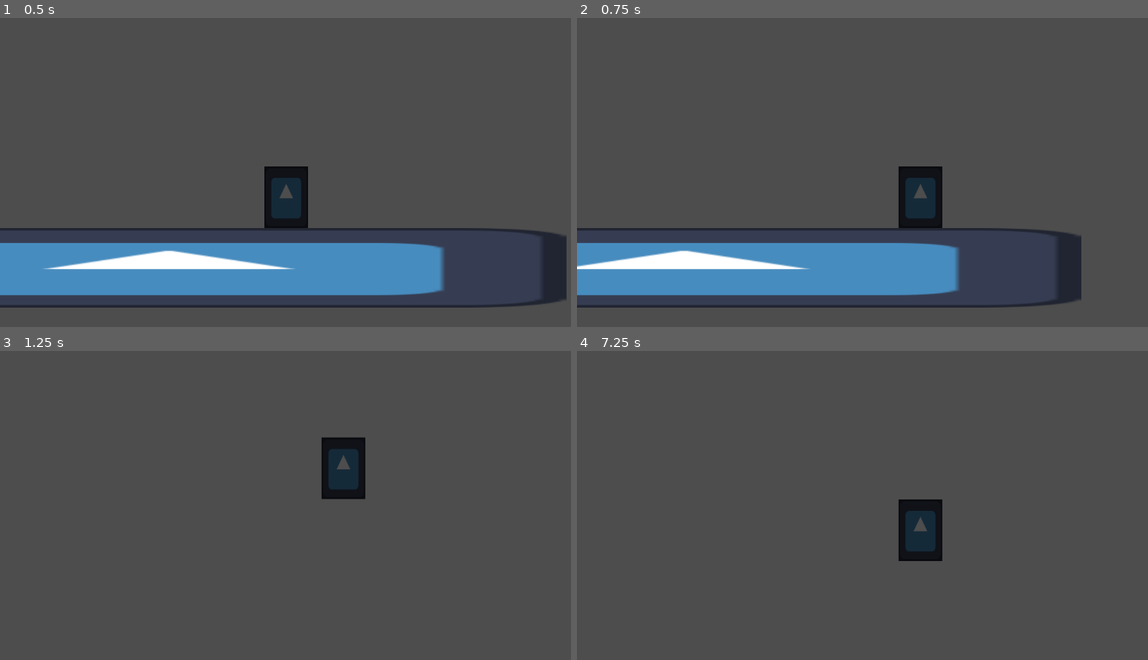
Above: before the commit, frames 1-4 (two rows, left to right).
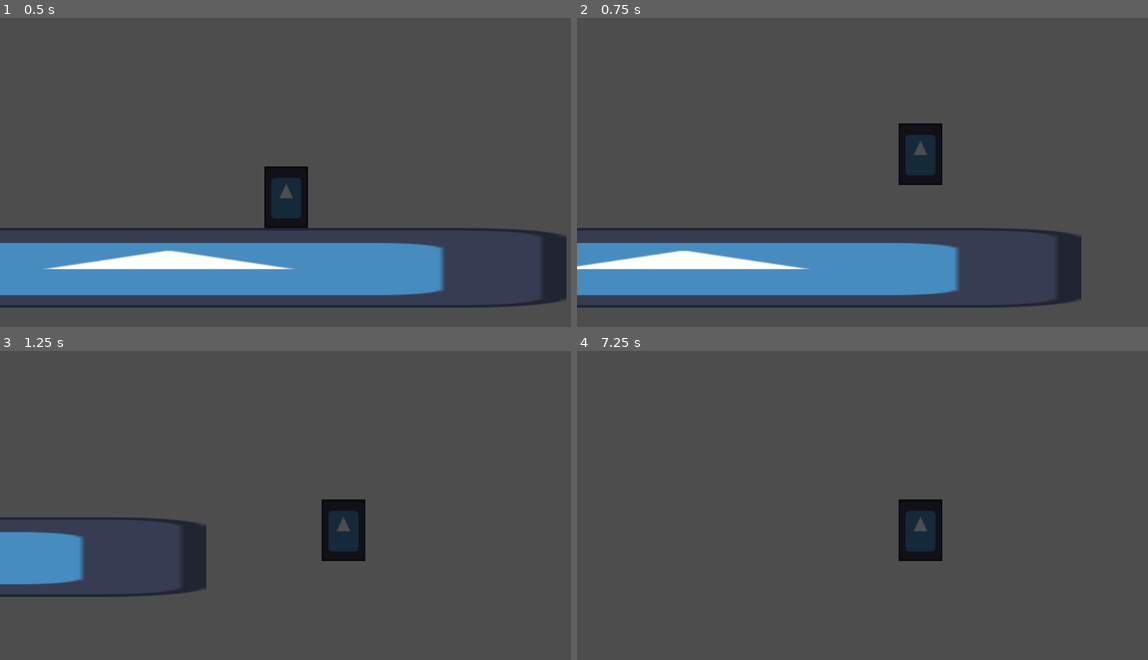
Above: after the commit, the same moments.

Repository: samithShetty/GMTK23
Game: Godot game, scene res://main.tscn
Two runs of this game, one before a commit and one after it. Both use one fixed random seed, a clock stepped at 60 frames per second and the inputs below. The engine's default icon, where the game draws it, is replaced by a stand-in: a white triangle on a blue panel in a dark square.
Inputs (mouse positions are in pixels of both pictures, inside the frame that each line leads up to):
- Up to frame 1 (0.5 s): no input
- Up to frame 2 (0.75 s): tap Enter at 0.5 s; move the mouse to (833, 231) at 0.52 s; press the mouse at (833, 231) at 0.53 s; hold D (move_right) from 0.53 s (still down)
- Up to frame 3 (1.25 s): keep holding D (move_right); tap Space (jump) at 0.77 s; tap Shift (changeMode, bound only after the commit) at 0.8 s
- Up to frame 4 (7.25 s): move the mouse to (1033, 548) at 1.27 s; release the mouse at (1033, 548) at 1.28 s; tap Shift (changeMode, bound only after the commit) at 1.35, 3.05, 5.3, 5.85 s; tap Space (jump) at 1.52, 2, 3.02, 3.5, 3.77, 4.52, 5, 6.02, 6.77 s; right-click (1033, 548) at 1.55 s; move the mouse to (691, 449) at 2.02 s; release D (move_right) at 2.03 s; hold Right mouse button (detonate, bound only after the commit) 2.03-2.78 s; hold A (move_left) 2.03-4.28 s; click (691, 449) at 2.3 s; tap Enter at 2.75, 4.25 s; move the mouse to (891, 499) at 2.77 s; click (891, 499) at 2.85 s; move the mouse to (776, 418) at 3.52 s; hold Shift (changeMode, bound only after the commit) 3.53-4.28 s; right-click (776, 418) at 3.8 s; move the mouse to (988, 483) at 4.27 s; hold D (move_right) from 4.28 s (still down); right-click (988, 483) at 4.35 s; click (988, 483) at 4.55 s; move the mouse to (748, 514) at 5.02 s; press the mouse at (748, 514) at 5.03 s; move the mouse to (919, 428) at 5.77 s; release the mouse at (919, 428) at 5.78 s; right-click (919, 428) at 6.05 s; move the mouse to (833, 564) at 6.52 s; hold Right mouse button (detonate, bound only after the commit) from 6.53 s (still down); click (833, 564) at 6.8 s

Frame 1 is identical in both runs. In frame 2, 2.3% of the frame differs, in the area x 56-64%, y 34-68%; in frame 3, 7.1%, in the area x 0-64%, y 27-80%; in frame 4, less than 0.1%.

Commit message:
Added Demolition / Bomb Projectiles)

Diff:
--- a/Blocks/baseBlock.tscn
+++ b/Blocks/baseBlock.tscn
@@ -7,3 +7,4 @@
 collision_layer = 2
 collision_mask = 7
 physics_material_override = SubResource("PhysicsMaterial_xg1xx")
+angular_damp = 1.0
--- /dev/null
+++ b/bomb.gd
@@ -0,0 +1,28 @@
+extends Node2D
+
+@export var explosion_force = 200
+@onready var explosion = $Block/ShapeCast2D
+
+
+func explode():
+	explosion.force_shapecast_update()
+	for collision in explosion.collision_result:
+		if collision.collider is RigidBody2D: # Boxes
+			collision.collider.apply_impulse(-collision.normal*explosion_force, position)
+		else: # Player
+			# blast player up and in the direction they are moving
+			collision.collider.velocity.x *= 2
+			collision.collider.velocity.y -= explosion_force
+
+
+	queue_free()
+
+func _unhandled_input(event):
+	if event.is_action_pressed("detonate"):
+		explode()
+
+
+func _on_collision(body):
+	if body is RigidBody2D:
+		body.queue_free()
+	explode()
--- /dev/null
+++ b/bomb.tscn
@@ -0,0 +1,34 @@
+[gd_scene load_steps=5 format=3 uid="uid://doqrg786m17ij"]
+
+[ext_resource type="Script" path="res://bomb.gd" id="1_8j8ss"]
+[ext_resource type="PackedScene" uid="uid://crs34hw1mkt4b" path="res://Blocks/baseBlock.tscn" id="2_jr1q8"]
+
+[sub_resource type="CircleShape2D" id="CircleShape2D_st2nx"]
+radius = 4.0
+
+[sub_resource type="CircleShape2D" id="CircleShape2D_2u8ra"]
+radius = 30.0
+
+[node name="bomb" type="Node2D"]
+script = ExtResource("1_8j8ss")
+
+[node name="Block" parent="." instance=ExtResource("2_jr1q8")]
+collision_layer = 8
+collision_mask = 3
+max_contacts_reported = 1
+contact_monitor = true
+lock_rotation = true
+linear_damp_mode = 1
+
+[node name="CollisionShape2D" type="CollisionShape2D" parent="Block"]
+shape = SubResource("CircleShape2D_st2nx")
+debug_color = Color(0.976471, 0, 0.423529, 0.419608)
+
+[node name="ShapeCast2D" type="ShapeCast2D" parent="Block"]
+z_index = -1
+enabled = false
+shape = SubResource("CircleShape2D_2u8ra")
+target_position = Vector2(0, 0)
+collision_mask = 6
+
+[connection signal="body_entered" from="Block" to="." method="_on_collision"]
--- a/main.tscn
+++ b/main.tscn
@@ -1,9 +1,10 @@
-[gd_scene load_steps=6 format=3 uid="uid://bx4v332lvfpb3"]
+[gd_scene load_steps=7 format=3 uid="uid://bt35uu56msj01"]
 
 [ext_resource type="Texture2D" uid="uid://dpsuxuws3s211" path="res://icon.svg" id="1_e58hg"]
 [ext_resource type="PackedScene" uid="uid://cu7drwrfgrtrm" path="res://Blocks/circle.tscn" id="2_o0mt6"]
 [ext_resource type="PackedScene" uid="uid://bhrdphm7qt84f" path="res://player.tscn" id="3_jdvtr"]
 [ext_resource type="PackedScene" uid="uid://cdg1cc2q2hs6o" path="res://Blocks/square.tscn" id="4_dtdxu"]
+[ext_resource type="PackedScene" uid="uid://doqrg786m17ij" path="res://bomb.tscn" id="5_su5un"]
 
 [sub_resource type="RectangleShape2D" id="RectangleShape2D_mt7sc"]
 
@@ -44,3 +45,6 @@
 
 [node name="Block5" parent="." instance=ExtResource("2_o0mt6")]
 position = Vector2(21, -107)
+
+[node name="bomb" parent="Block5" instance=ExtResource("5_su5un")]
+position = Vector2(10, -8)
--- a/player.gd
+++ b/player.gd
@@ -2,9 +2,12 @@
 
 
 @export var blocks : Array[PackedScene]
+@export var stickyBomb : PackedScene
+
+const MAX_VELOCITY = Vector2(800,800);
 const SPEED = 300.0
 const JUMP_VELOCITY = -400.0
-var buildMode: bool = true
+@export var buildMode: bool = true
 
 # Get the gravity from the project settings to be synced with RigidBody nodes.
 var gravity = ProjectSettings.get_setting("physics/2d/default_gravity")
@@ -25,17 +28,20 @@
 	if direction:
 		velocity.x = direction * SPEED
 	else:
-		velocity.x = move_toward(velocity.x, 0, SPEED)
+		velocity.x = move_toward(velocity.x, 0, SPEED/7)
 
+	velocity = velocity.clamp(-MAX_VELOCITY, MAX_VELOCITY)
 	move_and_slide()
 
 func _unhandled_input(event):
-	if event.is_action_pressed("action"):
+	if event.is_action_pressed("shoot"):
 		if buildMode:# Place Random Block
 			fireProjectile(blocks.pick_random().instantiate())
 		else:
-			pass
+			fireProjectile(stickyBomb.instantiate())
 
+	elif event.is_action_pressed("changeMode"):
+		buildMode = !buildMode
 
 func fireProjectile(projectile: Node):
 	var projVector = (get_global_mouse_position()-position) * 5
--- a/player.tscn
+++ b/player.tscn
@@ -1,9 +1,10 @@
-[gd_scene load_steps=7 format=3 uid="uid://bhrdphm7qt84f"]
+[gd_scene load_steps=8 format=3 uid="uid://bhrdphm7qt84f"]
 
 [ext_resource type="Script" path="res://player.gd" id="1_eb6g0"]
 [ext_resource type="Texture2D" uid="uid://dpsuxuws3s211" path="res://icon.svg" id="1_vfpr3"]
 [ext_resource type="PackedScene" uid="uid://cu7drwrfgrtrm" path="res://Blocks/circle.tscn" id="2_ucu78"]
 [ext_resource type="PackedScene" uid="uid://cdg1cc2q2hs6o" path="res://Blocks/square.tscn" id="3_1rb6f"]
+[ext_resource type="PackedScene" uid="uid://doqrg786m17ij" path="res://bomb.tscn" id="4_sm68q"]
 
 [sub_resource type="CapsuleShape2D" id="CapsuleShape2D_o2uce"]
 
@@ -15,6 +16,8 @@
 collision_mask = 3
 script = ExtResource("1_eb6g0")
 blocks = Array[PackedScene]([ExtResource("3_1rb6f"), ExtResource("2_ucu78")])
+stickyBomb = ExtResource("4_sm68q")
+buildMode = false
 
 [node name="CollisionShape2D" type="CollisionShape2D" parent="."]
 shape = SubResource("CapsuleShape2D_o2uce")
--- a/project.godot
+++ b/project.godot
@@ -34,9 +34,19 @@
 "events": [Object(InputEventKey,"resource_local_to_scene":false,"resource_name":"","device":-1,"window_id":0,"alt_pressed":false,"shift_pressed":false,"ctrl_pressed":false,"meta_pressed":false,"pressed":false,"keycode":0,"physical_keycode":32,"key_label":0,"unicode":32,"echo":false,"script":null)
 ]
 }
-action={
+shoot={
 "deadzone": 0.5,
 "events": [Object(InputEventMouseButton,"resource_local_to_scene":false,"resource_name":"","device":-1,"window_id":0,"a …(240 unchanged characters)…
+]
+}
+detonate={
+"deadzone": 0.5,
+"events": [Object(InputEventMouseButton,"resource_local_to_scene":false,"resource_name":"","device":-1,"window_id":0,"alt_pressed":false,"shift_pressed":false,"ctrl_pressed":false,"meta_pressed":false,"button_mask":2,"position":Vector2(104, 15),"global_position":Vector2(108, 58),"factor":1.0,"button_index":2,"pressed":true,"double_click":false,"script":null)
+]
+}
+changeMode={
+"deadzone": 0.5,
+"events": [Object(InputEventKey,"resource_local_to_scene":false,"resource_name":"","device":-1,"window_id":0,"alt_pressed":false,"shift_pressed":false,"ctrl_pressed":false,"meta_pressed":false,"pressed":false,"keycode":0,"physical_keycode":4194325,"key_label":0,"unicode":0,"echo":false,"script":null)
 ]
 }
 
